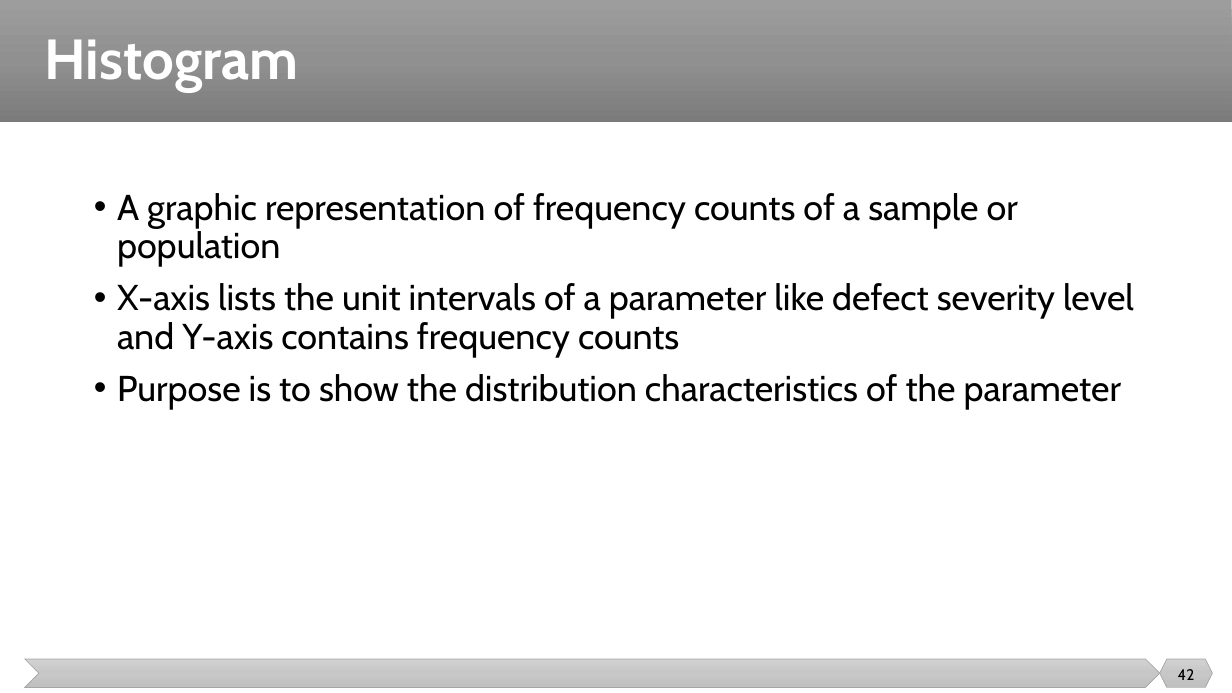
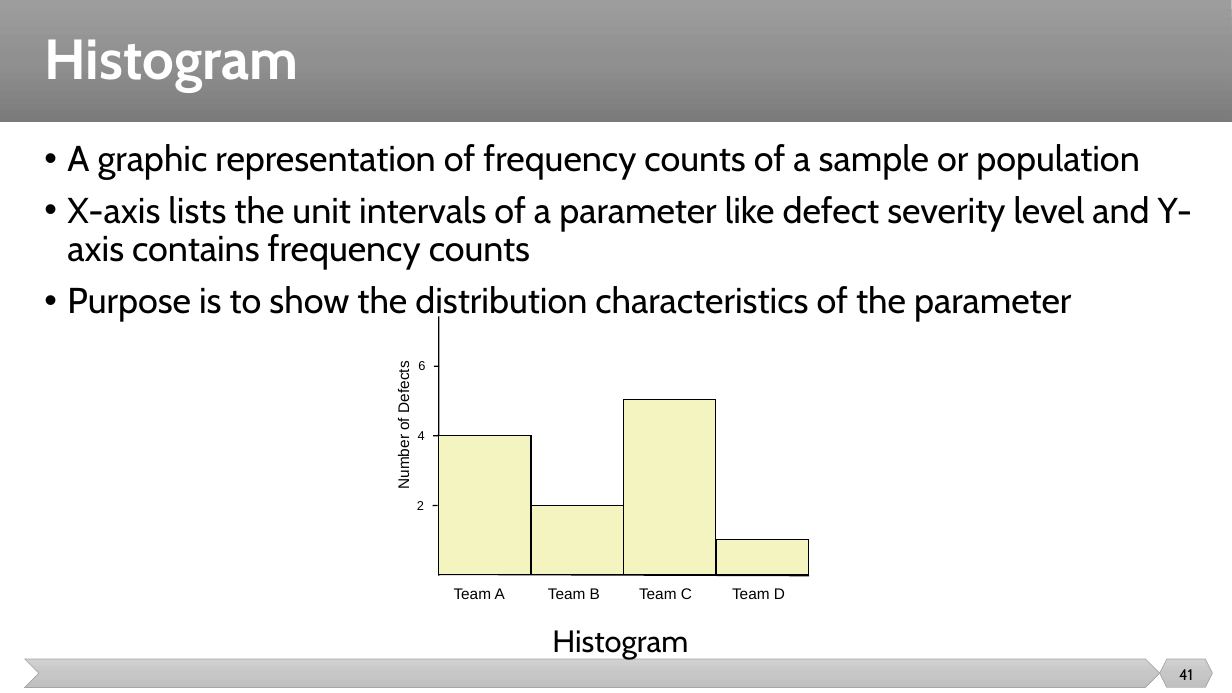
Before and after one commit to malenezi/malenezi, a slide deck: slide 41 of SE423/Lectures/7-Quality/Quality.pptx (slide 42 before the commit). Drawn at 1232x693 pixels with LibreOffice and Linux fonts; fonts in the diff are those of the drawing. Boxes give left, top, right and bottom in pixels: in the first picture for what was removed or moved away, otherwise in the second. Text is boxed around its words. In the diff, an @@ line names an element or a change of style, - is before the commit and + after.

```diff
--- a/SE423/Lectures/7-Quality/Quality.pptx
+++ b/SE423/Lectures/7-Quality/Quality.pptx
@@ text "A graphic representation of frequency ..." rewrapped from [117,193,1134,409] to [67,144,1192,322] @@
@@ group added at [395,317,810,658]: 9 texts, 5 lines, 4 rectangles @@
+Team A
+Team B
+Team C
+Team D
+Number of Defects
+2
+4
+6
+Histogram
@@ page number at [1179,669,1193,680]: text changed @@
-42
+41
```
Also in this commit, not shown: 10 other slides changed, 2 slides removed.
